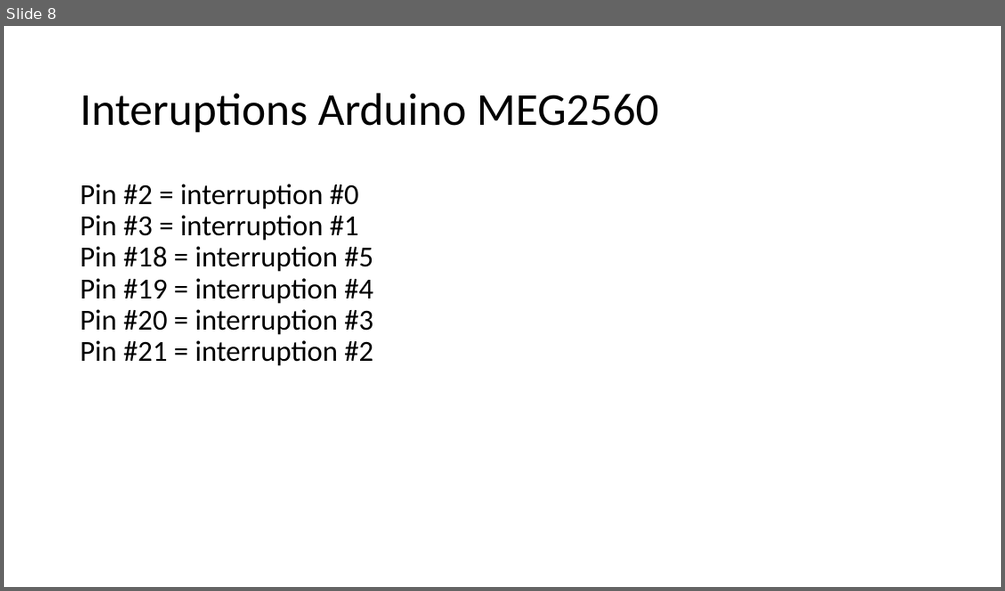
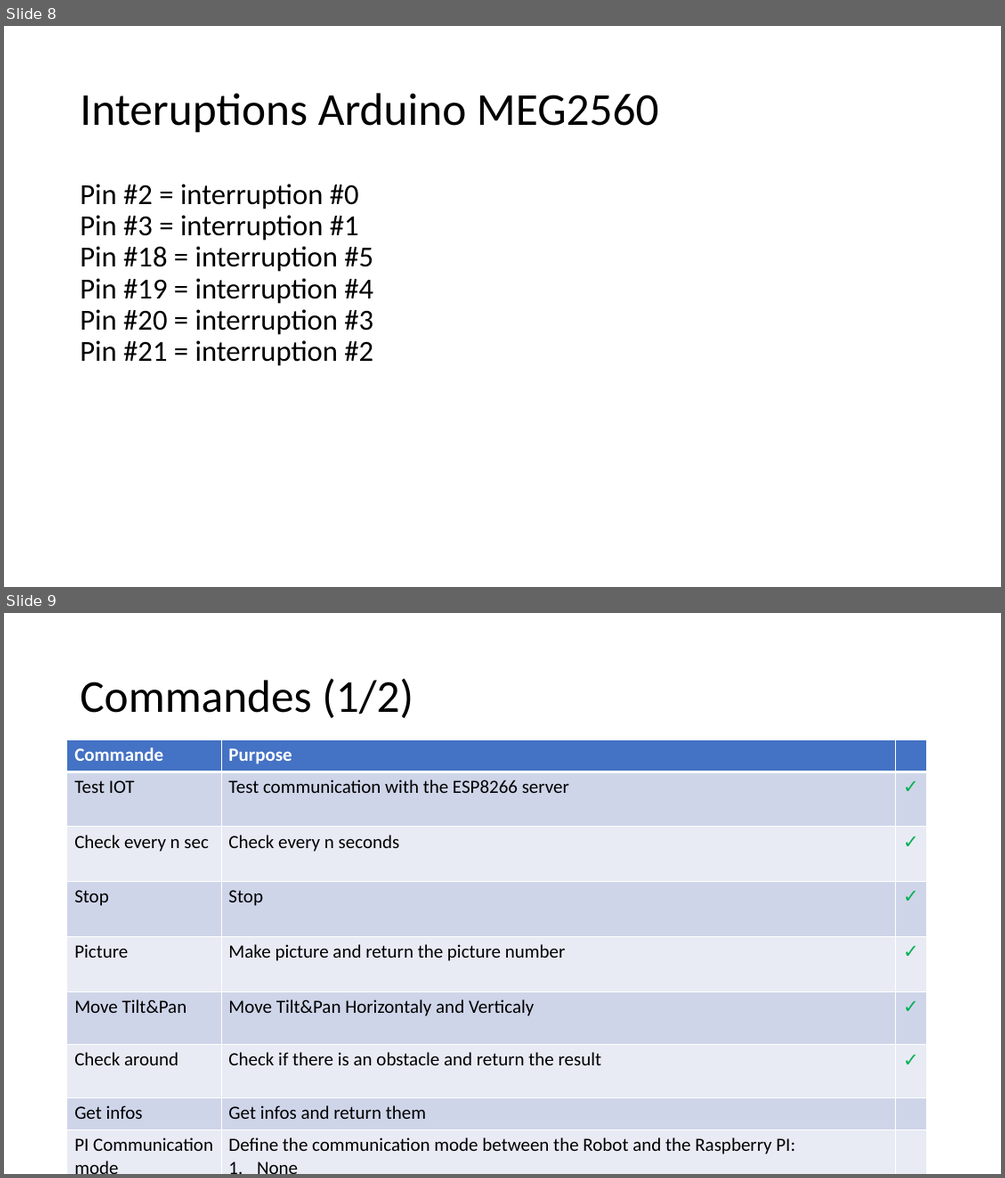
Before and after one commit to RobotEdh/RobotMicroControl, a slide deck: libraries/Diagramm Robot v2.pptx. Shown one above the other, each under a label of ours: slide 8 before the commit, slides 8 and 9 after it. The pictures are 1005x591 and 1005x1178 pixels, drawn with LibreOffice and Linux fonts; fonts in the diff are those of the drawing. Boxes give left, top, right and bottom in pixels: in the first picture for what was removed or moved away, otherwise in the second. Text is boxed around its words. In the diff, an @@ line names an element or a change of style, - is before the commit and + after.

```diff
--- a/libraries/Diagramm Robot v2.pptx
+++ b/libraries/Diagramm Robot v2.pptx
@@ slide 9 added at (x1=4, y1=613, x2=1001, y2=1174), background #FFFFFF @@
@@ title added at (x1=80, y1=678, x2=413, y2=718), 44 pt, text #000000 @@
+Commandes (1/2)
@@ table added at (x1=67, y1=739, x2=927, y2=1174), 10 rows, 3 columns @@
+Commande | Purpose | 
+Test IOT | Test communication with the ESP8266 server | 
+Check every n sec | Check every n seconds | 
+Stop | Stop | 
+Picture | Make picture and return the picture number | 
+Move Tilt&Pan | Move Tilt&Pan Horizontaly and Verticaly | 
+Check around | Check if there is an obstacle and return the result | 
+Get infos | Get infos and return them | 
+PI Communication mode | Define the communication mode between the Robot and the Raspberry PI: / None / Alert only / Alert and Infos every n seconds | 
+ |  | 
```
Also in this commit, not shown: 4 slides changed, 10 other files.
